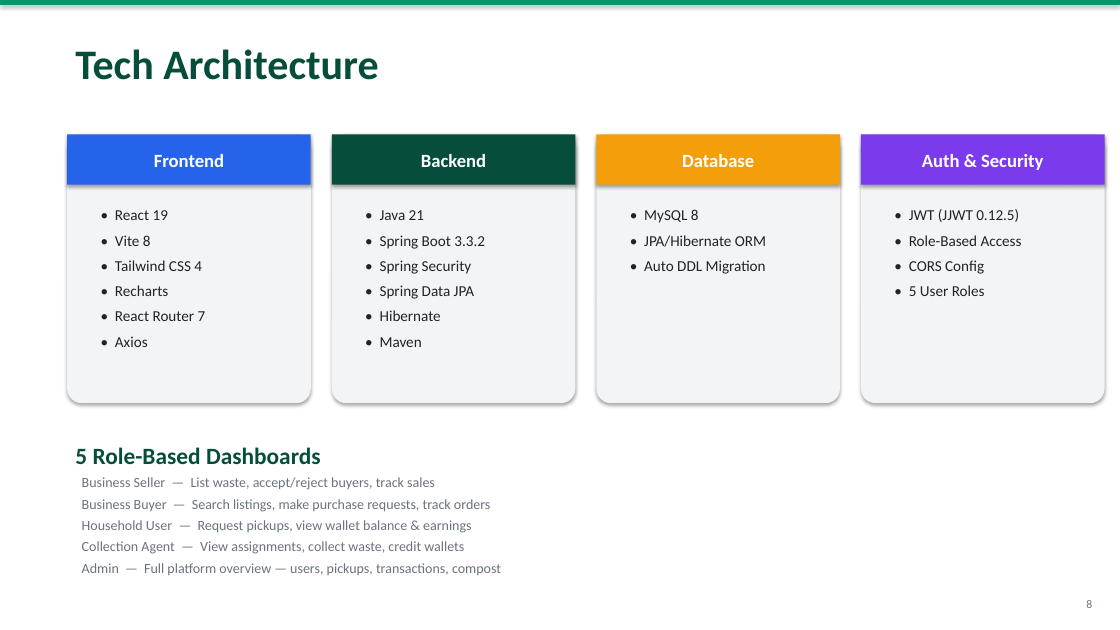
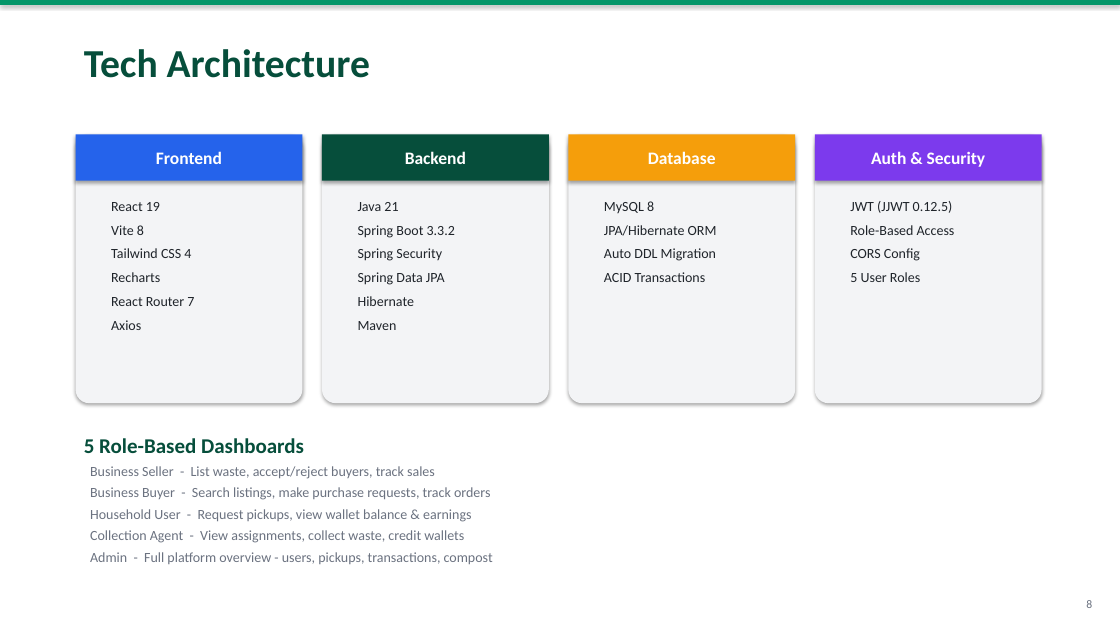
Before and after one commit to Tejas-India-Hackathon-2026/Team-Robbin-Good, a slide deck: slide 8 of ResourceLoop_Pitch_Deck.pptx. Drawn at 1120x630 pixels with LibreOffice and Linux fonts; fonts in the diff are those of the drawing. Boxes give left, top, right and bottom in pixels: in the first picture for what was removed or moved away, otherwise in the second. Text is boxed around its words. In the diff, an @@ line names an element or a change of style, - is before the commit and + after.

Commit message:
fix: realign all PPT elements, eliminate overlapping, use consistent spacing

```diff
--- a/ResourceLoop_Pitch_Deck.pptx
+++ b/ResourceLoop_Pitch_Deck.pptx
@@ text "Tech Architecture": place and size @@
-text "Tech Architecture" at bbox=[75, 49, 378, 80]
+text "Tech Architecture" at bbox=[84, 49, 370, 78]
@@ text "Tech Architecture" at bbox=[84, 49, 370, 78]: size 36 to 34 pt @@
@@ rectangle "Frontend": place and size @@
-rectangle "Frontend" at bbox=[67, 134, 311, 185]
+rectangle "Frontend" at bbox=[76, 134, 302, 181]
@@ rounded rectangle: place and size @@
-rounded rectangle at bbox=[67, 134, 311, 403]
+rounded rectangle at bbox=[76, 134, 302, 403]
@@ rectangle "Backend": place and size @@
-rectangle "Backend" at bbox=[332, 134, 576, 185]
+rectangle "Backend" at bbox=[322, 134, 549, 181]
@@ rounded rectangle: place and size @@
-rounded rectangle at bbox=[332, 134, 576, 403]
+rounded rectangle at bbox=[322, 134, 549, 403]
@@ rectangle "Database": place and size @@
-rectangle "Database" at bbox=[597, 134, 840, 185]
+rectangle "Database" at bbox=[569, 134, 796, 181]
@@ rounded rectangle: place and size @@
-rounded rectangle at bbox=[597, 134, 840, 403]
+rounded rectangle at bbox=[569, 134, 796, 403]
@@ size 16 to 15 pt in 4 elements at bbox=[76, 134, 302, 181], bbox=[322, 134, 549, 181], bbox=[569, 134, 796, 181], bbox=[815, 134, 1042, 181] @@
@@ rectangle "Auth & Security": place and size @@
-rectangle "Auth & Security" at bbox=[861, 134, 1105, 185]
+rectangle "Auth & Security" at bbox=[815, 134, 1042, 181]
@@ rounded rectangle: place and size @@
-rounded rectangle at bbox=[861, 134, 1105, 403]
+rounded rectangle at bbox=[815, 134, 1042, 403]
@@ text at bbox=[111, 202, 194, 330]: text changed; size 13 to 12 pt @@
-• React 19
-• Vite 8
-• Tailwind CSS 4
-• Recharts
-• React Router 7
-• Axios
+React 19
+Vite 8
+Tailwind CSS 4
+Recharts
+React Router 7
+Axios
@@ text at bbox=[358, 202, 455, 330]: text changed; size 13 to 12 pt @@
-• Java 21
-• Spring Boot 3.3.2
-• Spring Security
-• Spring Data JPA
-• Hibernate
-• Maven
+Java 21
+Spring Boot 3.3.2
+Spring Security
+Spring Data JPA
+Hibernate
+Maven
@@ text at bbox=[604, 201, 717, 282]: text changed; size 13 to 12 pt @@
-• MySQL 8
-• JPA/Hibernate ORM
-• Auto DDL Migration
+MySQL 8
+JPA/Hibernate ORM
+Auto DDL Migration
+ACID Transactions
@@ text at bbox=[850, 201, 955, 282]: text changed; size 13 to 12 pt @@
-• JWT (JJWT 0.12.5)
-• Role-Based Access
-• CORS Config
-• 5 User Roles
+JWT (JJWT 0.12.5)
+Role-Based Access
+CORS Config
+5 User Roles
@@ text "5 Role-Based Dashboards": place and size @@
-text "5 Role-Based Dashboards" at bbox=[75, 447, 501, 575]
+text "5 Role-Based Dashboards" at bbox=[84, 438, 493, 564]
@@ text at bbox=[84, 438, 304, 453]: size 20 to 18 pt in "5 Role-Based Dashboards" @@
@@ text at bbox=[90, 466, 493, 564]: text changed @@
-Business Seller — List waste, accept/reject buyers, track sales
-Business Buyer — Search listings, make purchase requests, track orders
-Household User — Request pickups, view wallet balance & earnings
-Collection Agent — View assignments, collect waste, credit wallets
-Admin — Full platform overview — users, pickups, transactions, compost
+Business Seller - List waste, accept/reject buyers, track sales
+Business Buyer - Search listings, make purchase requests, track orders
+Household User - Request pickups, view wallet balance & earnings
+Collection Agent - View assignments, collect waste, credit wallets
+Admin - Full platform overview - users, pickups, transactions, compost
```
Also in this commit, not shown: 11 other slides changed.
